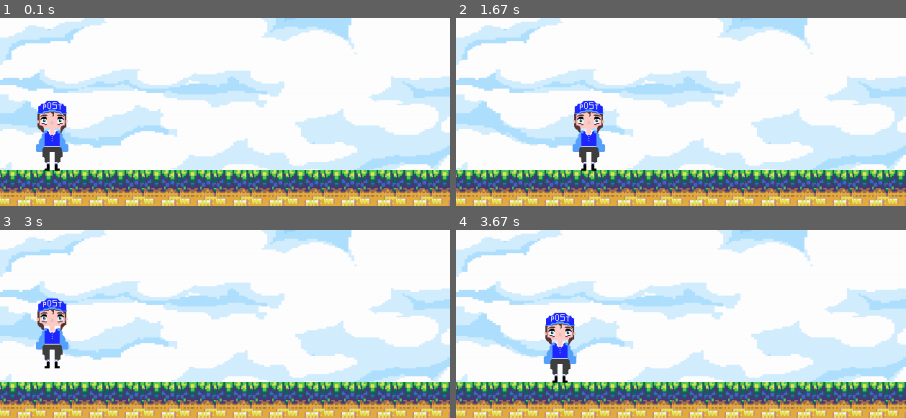
Above: before the commit, frames 1-4 (two rows, left to right).
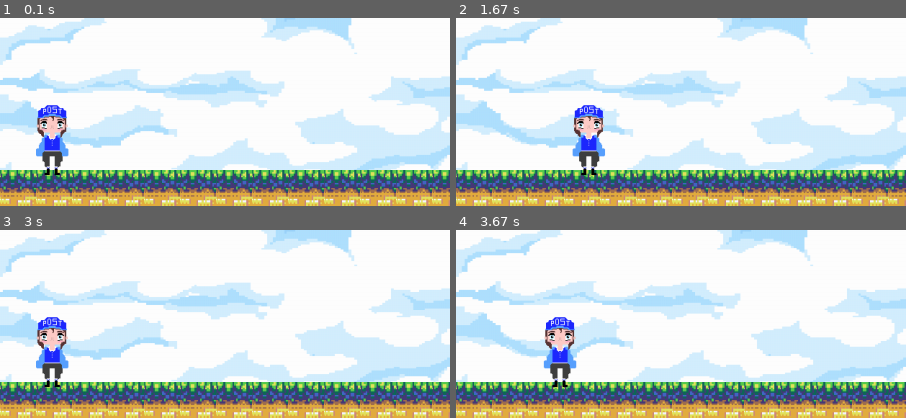
Above: after the commit, the same moments.

Repository: charlottetowellqut/PostDeliveryPyGame
Game: pygame game, started from main.py
Same seed, same stepped clock (60 frames per second), same inputs: the game is played once before the commit and once after it.
Inputs:
- Up to frame 1 (0.1 s): no input
- Up to frame 2 (1.67 s): hold Right 0.33-0.8 s; hold Up 0.83-1.13 s; hold Right 1.17-1.63 s
- Up to frame 3 (3 s): hold Left 1.67-2.2 s; hold Left 2.23-2.63 s; hold Up from 2.67 s (still down)
- Up to frame 4 (3.67 s): release Up at 3.03 s; hold Right from 3.07 s (still down)
The pictures show only the part of the screen within x 0-50%, y 50-100%; the shares and areas given below are measured in that part.

The runs differ from the first frame. In frame 1, 1.5% of the frame differs, in the area x 8-16%, y 43-84%; in frame 2, 1.5%; in frame 3, 2.7%, in the area x 8-16%, y 36-84%; in frame 4, 1.5%.

Commit message:
jumping from ground - bottom collision mask

Diff:
--- /dev/null
+++ b/CollisionMask.py
@@ -0,0 +1,14 @@
+import pygame
+import os
+
+class CollisionMask(pygame.sprite.Sprite):
+    def __init__(self, Sprite):
+        super().__init__()
+        self.image = pygame.Surface((Sprite.rect.width, 1))
+        self.rect = self.image.get_rect()
+        self.rect.y = Sprite.rect.y + Sprite.rect.height - 1
+        self.rect.x = Sprite.rect.x
+
+    def move(self, x, y):
+        self.rect.x = x
+        self.rect.y = y
--- a/Player.py
+++ b/Player.py
@@ -1,5 +1,6 @@
 import pygame
 import os
+from CollisionMask import CollisionMask
 
 # Player Class
 class Player(pygame.sprite.Sprite):
@@ -14,18 +15,16 @@
         self.vel = vel #velocity
         self.floortiles = floortiles
 
-        self.create_bottom_mask()
+
+        self.bottom_collision_mask = CollisionMask(self)
 
 
     def Show(self, surface):
         surface.blit(self.image, (self.rect.x, self.rect.y))
 
-    def create_bottom_mask(self):
-        # Get the bottom row of pixels from the sprite's rect
-        bottom_row = self.image.subsurface(pygame.Rect(0, self.rect.height - 1, self.rect.width, 1))
-        bottom_mask = pygame.mask.from_surface(bottom_row)
 
-        self.bottom_collision_mask = bottom_mask
+    def update_bottom_mask(self):
+        self.bottom_collision_mask.move(self.rect.x, self.rect.y + self.rect.height - 1)
 
 
     def handleInput(self):
@@ -35,19 +34,16 @@
         if keys[pygame.K_RIGHT]:
             self.walkHorizontal(self.vel)
         if keys[pygame.K_UP]:
-            self.walkVertical(-1*self.vel)
+            print("walk vertical")
+            self.walkVertical(100)
         #if keys[pygame.K_DOWN]:
         #    self.walkVertical(self.vel)
-
-            #to-do next
-            # set a floor
-            # set gravity
-            # set jumping
 
     def walkHorizontal(self, vel):
         newX = self.rect.x + vel
         if not (newX < 0 or newX > (self.backGroundSize[0] - self.rect.width)): #cant walk off edge
             self.rect.x += vel
+            self.update_bottom_mask()
             if vel > 0:
                 #walk right animation
                 pass
@@ -57,9 +53,12 @@
             #set sprite back to looking straight
 
     def walkVertical(self, vel):
-        #if vel > 0:
-        #    bottomPlatformCollision = pygame.sprite.spritecollide(self.bottom_collision_mask, self.floortiles, False)
-        #    if bottomPlatformCollision and vel > 0:
-        #        vel = 0
-        self.rect.y += vel
-        self.create_bottom_mask()
+        bottomPlatformCollision = len(pygame.sprite.spritecollide(self.bottom_collision_mask, self.floortiles, False)) > 0
+        print(f"bottom platform collision: {bottomPlatformCollision}")
+
+        if (bottomPlatformCollision and vel > 0) or (not bottomPlatformCollision and vel < 0):
+            self.rect.y -= vel
+            self.update_bottom_mask()
+
+    def Gravity(self, gravity):
+        self.walkVertical(gravity)
--- a/main.py
+++ b/main.py
@@ -39,11 +39,10 @@
 pygame.display.set_caption('Little Game')
 
 vel = 2 #velocity
-gravity = -1 #gravity strength
+gravity = -10 #gravity strength
 
 Postie = Player("sprite1.png", 50, y-100, vel, backGroundSize, floortiles)
 allSprites.add(Postie)
-print(backGroundSize)
 
 run = True
 while run:
@@ -55,9 +54,7 @@
             run = False
 
     Postie.handleInput()
-    floorCollision = pygame.sprite.spritecollide(Postie, floortiles, False)
-    if not floorCollision:
-        Postie.rect.y -= gravity
+    Postie.Gravity(gravity)
     Postie.Show(screen)
 
     pygame.display.update()
